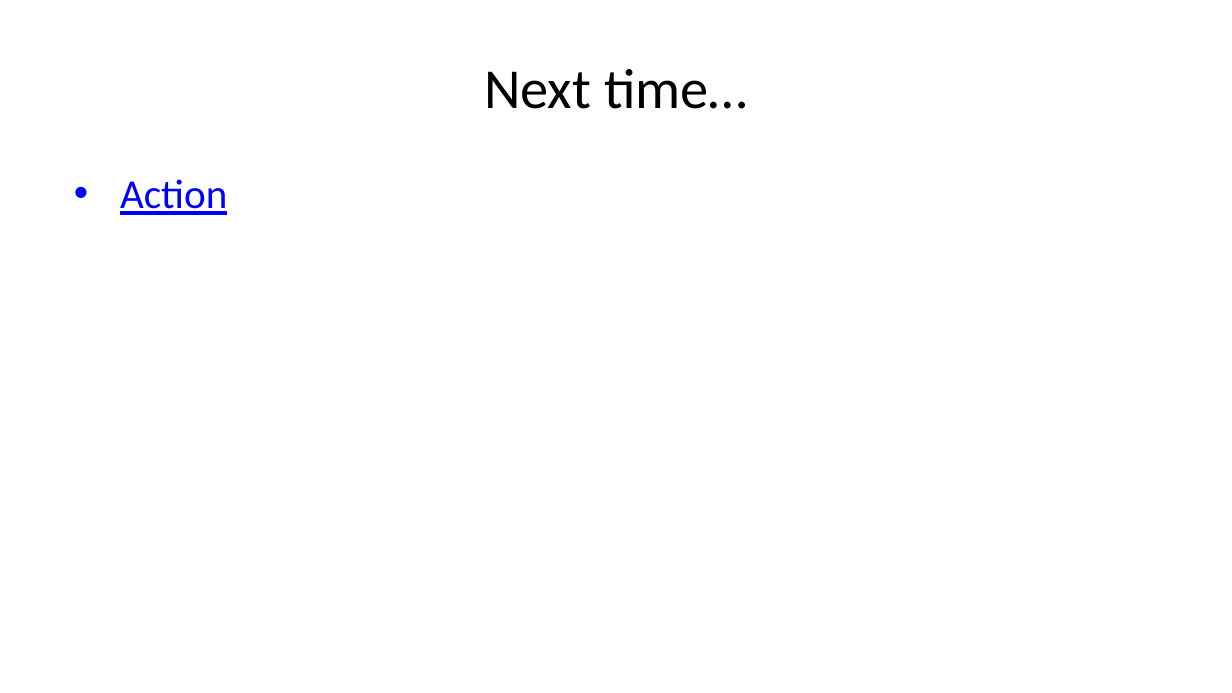
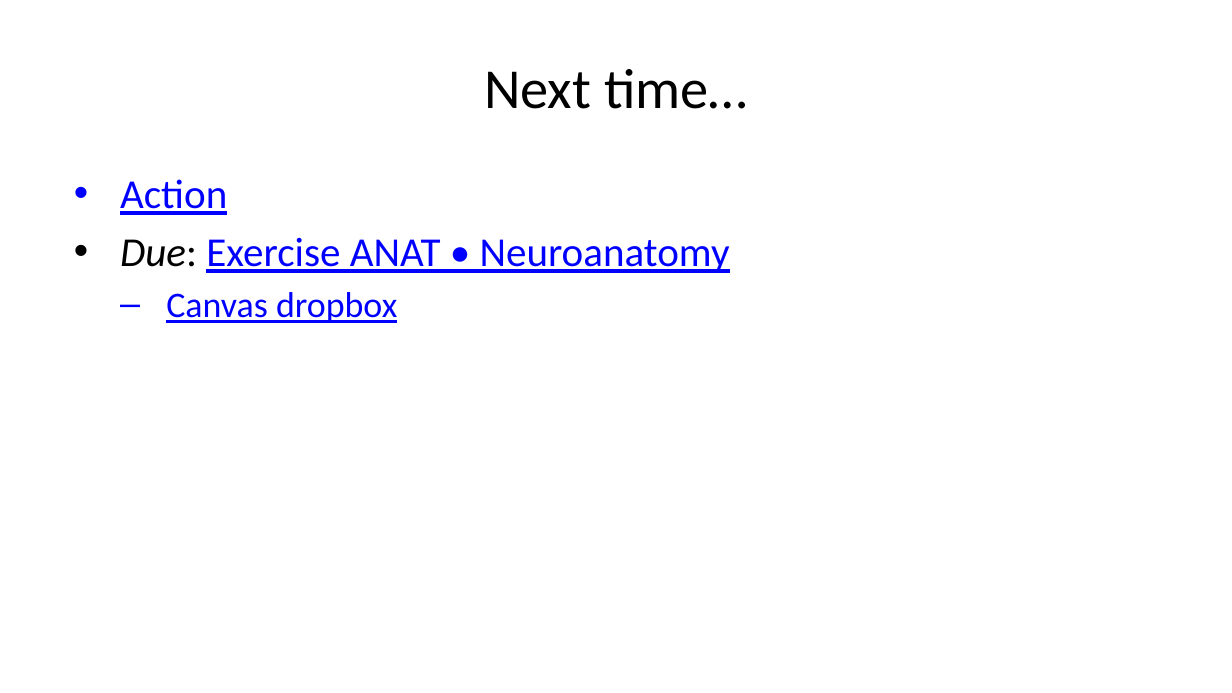
Before and after one commit to psu-psychology/psy-511-scan-fdns-2026-spring, a slide deck: slide 69 of docs/slides/wk-02-2026-01-22-anatomy.pptx (slide 37 before the commit). Drawn at 1232x693 pixels with LibreOffice and Linux fonts; fonts in the diff are those of the drawing. Boxes give left, top, right and bottom in pixels: in the first picture for what was removed or moved away, otherwise in the second. Text is boxed around its words. In the diff, an @@ line names an element or a change of style, - is before the commit and + after.

```diff
--- a/docs/slides/wk-02-2026-01-22-anatomy.pptx
+++ b/docs/slides/wk-02-2026-01-22-anatomy.pptx
@@ text at bbox=[120, 237, 730, 323]: paragraphs added @@
+• Due: Exercise ANAT • Neuroanatomy
+  – Canvas dropbox
```
Also in this commit, not shown: 12 other slides changed, 40 slides added, 9 slides removed, 58 other files.
